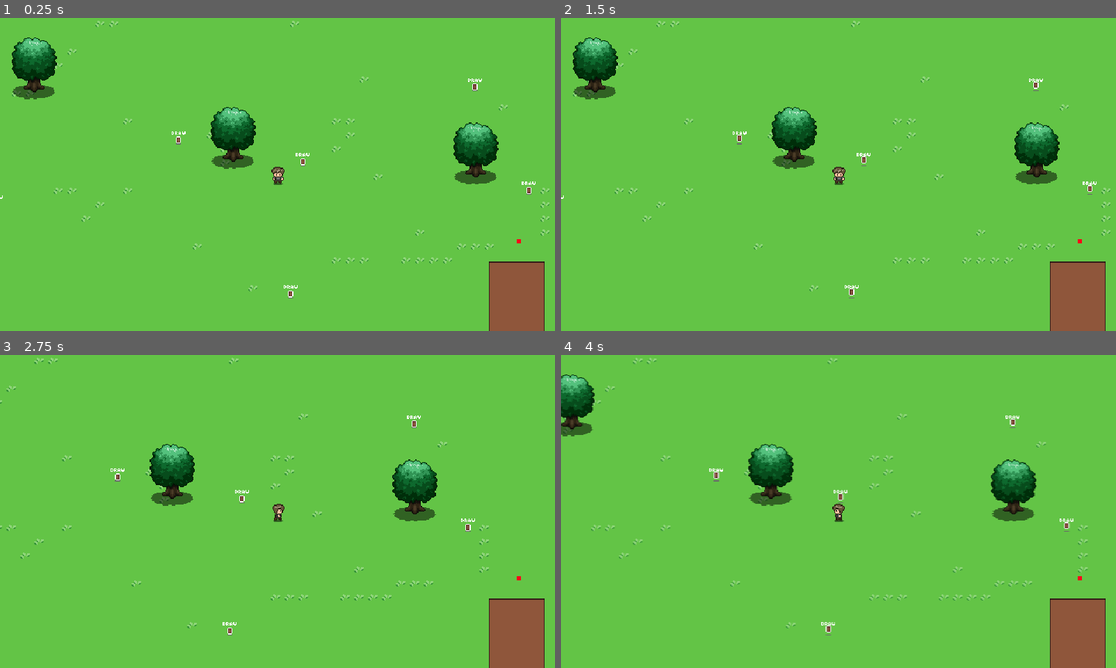
Above: before the commit, frames 1-4 (two rows, left to right).
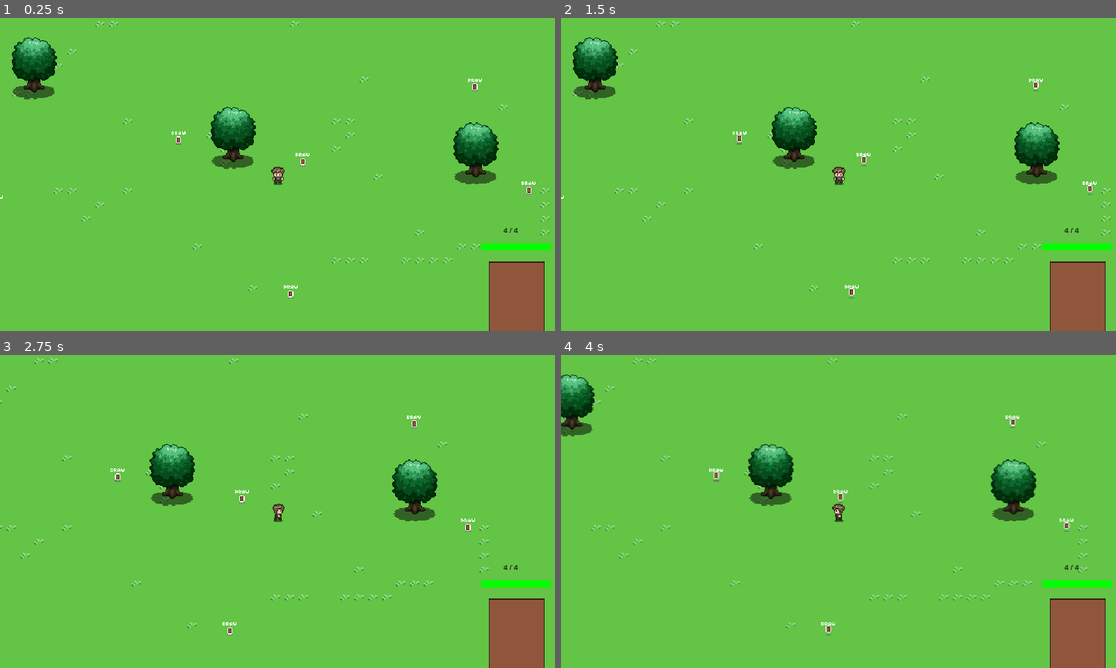
Above: after the commit, the same moments.

Repository: HaywardMorihara/2023-action-card-game-prototype
Game: Godot game, scene res://main.tscn
Same seed, same stepped clock (60 frames per second), same inputs: the game is played once before the commit and once after it.
Inputs (mouse positions are in pixels of both pictures, inside the frame that each line leads up to):
- Up to frame 1 (0.25 s): no input
- Up to frame 2 (1.5 s): tap Enter at 0.5 s; drag from (1077, 302) to (738, 136) at 0.52 s; tap Space at 1.25 s; drag from (727, 190) to (866, 158) at 1.27 s
- Up to frame 3 (2.75 s): tap Enter at 2 s; move the mouse to (333, 442) at 2.02 s; press the mouse at (333, 442) at 2.03 s; hold D (move_right) from 2.03 s (still down)
- Up to frame 4 (4 s): release D (move_right) at 2.75 s; release the mouse at (894, 442) at 2.75 s; drag from (810, 574) to (799, 495) at 2.77 s; tap Space at 3.5 s; move the mouse to (1005, 558) at 3.52 s; press the mouse at (1005, 558) at 3.53 s; hold Left (move_left) from 3.53 s (still down)

The runs differ from the first frame. In frame 1, 0.3% of the frame differs, in the area x 86-100%, y 67-75%; in frame 2, 0.3%; in frame 3, 0.3%; in frame 4, 0.3%.

Commit message:
Health Bar

Diff:
--- /dev/null
+++ b/HealthUI.gd
@@ -0,0 +1,33 @@
+extends Control
+
+var current_card_count : int
+var max_card_count : int
+var max_bar_width : float
+
+func _ready():
+	max_bar_width = $HealthBar.size.x
+
+
+func update_max(max : int):
+	max_card_count = max
+	update()
+
+
+func update_current(current : int):
+	current_card_count = current
+	update()
+
+
+func update():
+	$HealthLabel.text = "%s / %s" % [str(current_card_count), str(max_card_count)]
+
+	var card_count_percentage = float(current_card_count) / float(max_card_count)
+	$HealthBar.size.x = max_bar_width * card_count_percentage
+
+
+	if card_count_percentage >= 0.51:
+		$HealthBar.color = Color.GREEN
+	if card_count_percentage < 0.51:
+		$HealthBar.color = Color.YELLOW
+	if card_count_percentage < 0.34:
+		$HealthBar.color = Color.RED
--- a/Main.gd
+++ /dev/null
@@ -1,11 +0,0 @@
-extends Node2D
-
-
-# Called when the node enters the scene tree for the first time.
-func _ready():
-	pass
-
-
-# Called every frame. 'delta' is the elapsed time since the previous frame.
-func _process(delta):
-	pass
--- a/action_card_game_library/Card.tscn
+++ b/action_card_game_library/Card.tscn
@@ -1,4 +1,4 @@
-[gd_scene load_steps=4 format=3]
+[gd_scene load_steps=4 format=3 uid="uid://05nvc3bq3wwk"]
 
 [ext_resource type="Script" path="res://action_card_game_library/Card.gd" id="1_y307t"]
 [ext_resource type="Texture2D" uid="uid://74lm1qggi667" path="res://assets/palceholder_card_art.png" id="2_prfnn"]
--- a/action_card_game_library/Deck.gd
+++ b/action_card_game_library/Deck.gd
@@ -2,46 +2,48 @@
 
 signal card_drawn(card_id : ActionCardGameGlobal.CardId)
 
-var deck_contents : Array[ActionCardGameGlobal.CardId]
+var current_contents : Array[ActionCardGameGlobal.CardId]
+var total_cards : int
 
 @export var is_click_to_draw : bool = false
 
 func _ready():
 	# TODO Replace
-	deck_contents = [
+	current_contents = [
 		ActionCardGameGlobal.CardId.ONE,
 		ActionCardGameGlobal.CardId.TWO,
+		ActionCardGameGlobal.CardId.THREE,
 		ActionCardGameGlobal.CardId.THREE,
 	]
 	##
 	shuffle()
-
+	total_cards = current_contents.size()
 
 func shuffle():
 	randomize()
-	deck_contents.shuffle()
+	current_contents.shuffle()
 
 
 func add_card_to_bottom_of_deck(card_id : ActionCardGameGlobal.CardId):
-	if deck_contents.size() == 0:
+	if current_contents.size() == 0:
 		visible = true
-	deck_contents.push_back(card_id)
+	current_contents.push_back(card_id)
 
 
 func add_card_to_front_of_deck(card_id : ActionCardGameGlobal.CardId):
-	if deck_contents.size() == 0:
+	if current_contents.size() == 0:
 		visible = true
-	deck_contents.push_front(card_id)
+	current_contents.push_front(card_id)
 
 
 func draw_next_card():
-	var next_card_id = deck_contents.pop_front()
+	var next_card_id = current_contents.pop_front()
 	card_drawn.emit(next_card_id)
-	if deck_contents.size() == 0:
+	if current_contents.size() == 0:
 		visible = false
 
 
 func _on_input_event(viewport, event, shape_idx):
 	if is_click_to_draw:
-		if deck_contents.size() > 0 && event.is_action_pressed("deck_draw"):
+		if current_contents.size() > 0 && event.is_action_pressed("deck_draw"):
 			draw_next_card()
--- a/action_card_game_library_impl/CardEffectHandler.gd
+++ b/action_card_game_library_impl/CardEffectHandler.gd
@@ -12,4 +12,4 @@
 
 
 func _on_player_player_draw_card():
-	$Cards/Deck.draw_next_card()
+	$CardUI.draw_next_card()
--- a/main.tscn
+++ b/main.tscn
@@ -1,6 +1,5 @@
-[gd_scene load_steps=11 format=3 uid="uid://cai4ppl0aou0r"]
-
-[ext_resource type="Script" path="res://Main.gd" id="1_i30q2"]
+[gd_scene load_steps=14 format=3 uid="uid://xw4awcjp2txc"]
+
 [ext_resource type="PackedScene" uid="uid://dikl6yqyjpknd" path="res://action_card_game_library/Deck.tscn" id="1_og2kh"]
 [ext_resource type="PackedScene" uid="uid://chy24xce4urq0" path="res://action_card_game_library/Hand.tscn" id="2_gb8ka"]
 [ext_resource type="PackedScene" uid="uid://d14u0khtguyid" path="res://world/objects/Tree1.tscn" id="2_rt11a"]
@@ -8,6 +7,8 @@
 [ext_resource type="Texture2D" uid="uid://3q7iaf307t5w" path="res://assets/peaceful_pixels_chapter00/assets_and_tiles/tileset.png" id="4_a7jgr"]
 [ext_resource type="Script" path="res://action_card_game_library_impl/CardEffectHandler.gd" id="4_l3ca5"]
 [ext_resource type="PackedScene" uid="uid://b5aq477ootmg5" path="res://world/pickups/DrawPickup.tscn" id="5_du532"]
+[ext_resource type="Script" path="res://ui/CardUI.gd" id="6_a6k1l"]
+[ext_resource type="Script" path="res://HealthUI.gd" id="9_g5rah"]
 
 [sub_resource type="TileSetAtlasSource" id="TileSetAtlasSource_xmfpn"]
 texture = ExtResource("4_a7jgr")
@@ -313,8 +314,13 @@
 [sub_resource type="TileSet" id="TileSet_8dcwx"]
 sources/0 = SubResource("TileSetAtlasSource_xmfpn")
 
+[sub_resource type="SystemFont" id="SystemFont_m1grw"]
+
+[sub_resource type="LabelSettings" id="LabelSettings_iuw7h"]
+font = SubResource("SystemFont_m1grw")
+font_color = Color(0, 0, 0, 1)
+
 [node name="Main" type="Node2D"]
-script = ExtResource("1_i30q2")
 
 [node name="CardEffectHandler" type="Node2D" parent="."]
 script = ExtResource("4_l3ca5")
@@ -377,23 +383,49 @@
 [node name="DrawPickup7" parent="CardEffectHandler/World/Pickups" instance=ExtResource("5_du532")]
 position = Vector2(582, 197)
 
-[node name="Cards" type="CanvasLayer" parent="CardEffectHandler"]
+[node name="CardUI" type="CanvasLayer" parent="CardEffectHandler"]
 scale = Vector2(0.5, 0.5)
 transform = Transform2D(0.5, 0, 0, 0.5, 0, 0)
-
-[node name="Deck" parent="CardEffectHandler/Cards" instance=ExtResource("1_og2kh")]
+script = ExtResource("6_a6k1l")
+
+[node name="Deck" parent="CardEffectHandler/CardUI" instance=ExtResource("1_og2kh")]
 position = Vector2(1188, 656)
 
-[node name="Hand" parent="CardEffectHandler/Cards" instance=ExtResource("2_gb8ka")]
-
-[node name="Sprite2D" type="ColorRect" parent="CardEffectHandler/Cards"]
-offset_left = 1188.0
-offset_top = 508.0
-offset_right = 1198.0
-offset_bottom = 518.0
-color = Color(1, 0, 0.0941176, 1)
+[node name="Hand" parent="CardEffectHandler/CardUI" instance=ExtResource("2_gb8ka")]
+
+[node name="HealthUI" type="Control" parent="CardEffectHandler/CardUI"]
+layout_mode = 3
+anchors_preset = 0
+offset_right = 40.0
+offset_bottom = 40.0
+script = ExtResource("9_g5rah")
+
+[node name="MaxHealthBar" type="ColorRect" parent="CardEffectHandler/CardUI/HealthUI"]
+layout_mode = 0
+offset_left = 1106.0
+offset_top = 518.0
+offset_right = 1266.0
+offset_bottom = 534.0
+color = Color(0.541176, 0.541176, 0.541176, 1)
+
+[node name="HealthBar" type="ColorRect" parent="CardEffectHandler/CardUI/HealthUI"]
+layout_mode = 0
+offset_left = 1106.0
+offset_top = 518.0
+offset_right = 1266.0
+offset_bottom = 534.0
+color = Color(0, 1, 0.219608, 1)
+
+[node name="HealthLabel" type="Label" parent="CardEffectHandler/CardUI/HealthUI"]
+layout_mode = 0
+offset_left = 1158.0
+offset_top = 476.0
+offset_right = 1210.0
+offset_bottom = 502.0
+text = "40 / 40"
+label_settings = SubResource("LabelSettings_iuw7h")
 
 [connection signal="player_draw_card" from="CardEffectHandler/World/Player" to="CardEffectHandler" method="_on_player_player_draw_card"]
-[connection signal="card_drawn" from="CardEffectHandler/Cards/Deck" to="CardEffectHandler/Cards/Hand" method="_on_deck_card_drawn"]
-[connection signal="input_event" from="CardEffectHandler/Cards/Deck" to="CardEffectHandler/Cards/Deck" method="_on_input_event"]
-[connection signal="card_played" from="CardEffectHandler/Cards/Hand" to="CardEffectHandler" method="_on_hand_card_played"]
+[connection signal="card_drawn" from="CardEffectHandler/CardUI/Deck" to="CardEffectHandler/CardUI/Hand" method="_on_deck_card_drawn"]
+[connection signal="input_event" from="CardEffectHandler/CardUI/Deck" to="CardEffectHandler/CardUI/Deck" method="_on_input_event"]
+[connection signal="card_played" from="CardEffectHandler/CardUI/Hand" to="CardEffectHandler" method="_on_hand_card_played"]
--- /dev/null
+++ b/ui/CardUI.gd
@@ -0,0 +1,11 @@
+extends CanvasLayer
+
+
+func _ready():
+	$HealthUI.update_max($Deck.total_cards)
+	$HealthUI.update_current($Deck.current_contents.size())
+
+
+func draw_next_card():
+	$Deck.draw_next_card()
+	$HealthUI.update_current($Deck.current_contents.size())
